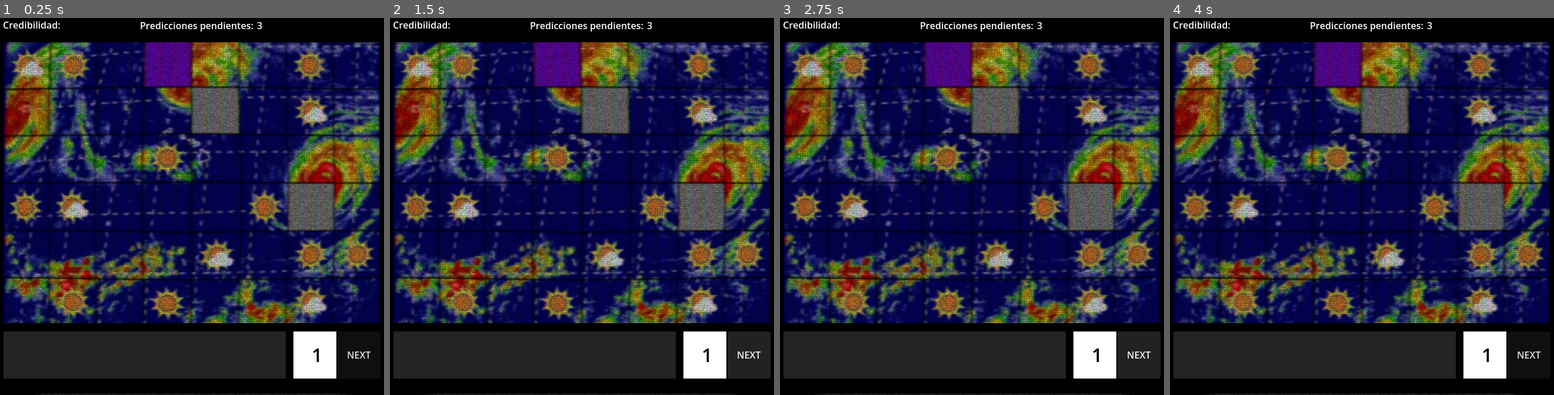
Above: before the commit, frames 1-4 (left to right).
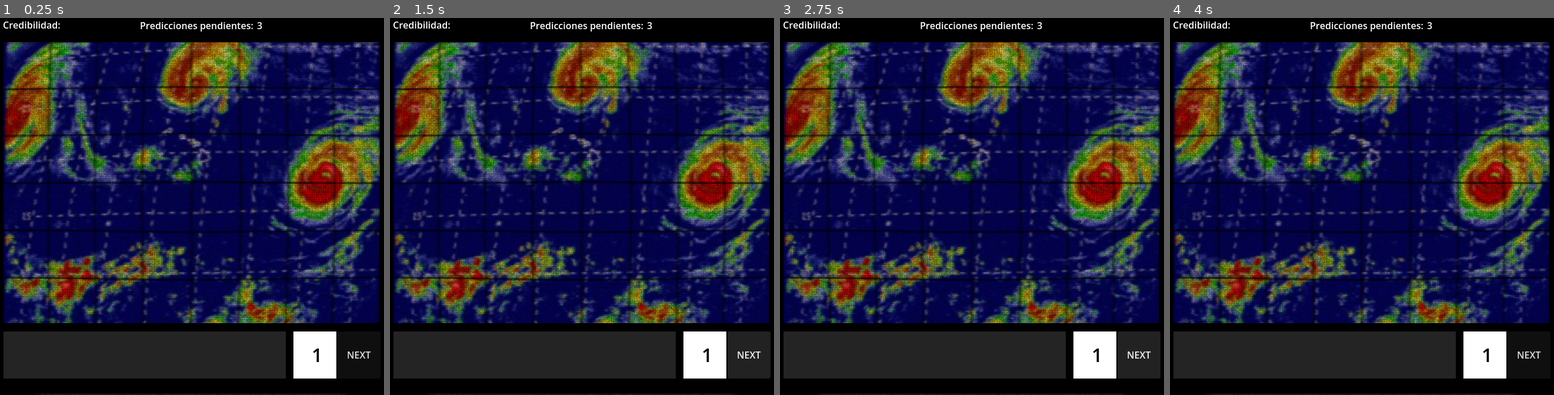
Above: after the commit, the same moments.

Repository: luciacastro2/meteo
Game: Godot game, scene res://scenes/main.tscn
Two runs of this game, one before a commit and one after it. Both use one fixed random seed, a clock stepped at 60 frames per second and the inputs below.
Inputs (mouse positions are in pixels of both pictures, inside the frame that each line leads up to):
- Up to frame 1 (0.25 s): no input
- Up to frame 2 (1.5 s): click "NEXT" at 0.5 s; click "NEXT" at 1.25 s
- Up to frame 3 (2.75 s): click "NEXT" at 2 s
- Up to frame 4 (4 s): tap Enter at 2.75 s; move the mouse to (1315, 353) at 2.77 s; click (1315, 353) at 2.92 s; move the mouse to (1362, 183) at 3.52 s; click (1362, 183) at 3.67 s

The runs differ from the first frame. In frame 1, 11% of the frame differs, in the area x 2-98%, y 6-81%; in frame 2, 11%; in frame 3, 11%; in frame 4, 11%.
Error after the commit: Invalid assignment of property or key 'loop' with value of type 'bool' on a base object of type 'AudioStreamWAV'. (res://scenes/weather_simulator.gd:58)

Commit message:
Añadidos dos sonidos

Diff:
--- /dev/null
+++ b/scenes/crt.tscn
@@ -0,0 +1,16 @@
+[gd_scene format=3 uid="uid://8wny504sdbqp"]
+
+[ext_resource type="Texture2D" uid="uid://jsek70sif7de" path="res://assets/ui/grid.png" id="1_wnyem"]
+[ext_resource type="Texture2D" uid="uid://dee57y7yl256e" path="res://assets/WhatsApp Image 2026-02-28 at 4.49.46 AM.jpeg" id="2_wnyem"]
+
+[node name="CRT" type="Node2D" unique_id=1889620572]
+
+[node name="Grid" type="Sprite2D" parent="." unique_id=1995242781]
+z_index = 1
+position = Vector2(320, 240)
+texture = ExtResource("1_wnyem")
+
+[node name="Map" type="Sprite2D" parent="." unique_id=1894794470]
+position = Vector2(322.25, 247.99997)
+scale = Vector2(1.4083333, 1.4083334)
+texture = ExtResource("2_wnyem")
--- a/scenes/main.tscn
+++ b/scenes/main.tscn
@@ -2,8 +2,10 @@
 
 [ext_resource type="PackedScene" uid="uid://c7ol53vpad3dn" path="res://scenes/weather_sim_screen.tscn" id="1_jyhfs"]
 [ext_resource type="PackedScene" uid="uid://bhfop7w6vl8j1" path="res://scenes/tv_frame.tscn" id="1_sugp2"]
+[ext_resource type="AudioStream" uid="uid://dhd6l12c8gckp" path="res://sounds/648174__cloud-10__turning-the-tv-off.wav" id="2_jyhfs"]
 [ext_resource type="Texture2D" uid="uid://c4va0xwqv7ihq" path="res://assets/ui/tray_predictions.png" id="3_jyhfs"]
-[ext_resource type="AudioStream" path="res://sounds/219012__cusconauta__blop.wav" id="3_tbgi4"]
+[ext_resource type="AudioStream" uid="uid://dkb8minet0s4f" path="res://sounds/762873__aitf4__tv-outro-song-static-remix.wav" id="3_tefeu"]
+[ext_resource type="AudioStream" uid="uid://cwv12ubp8onjq" path="res://sounds/478760__f-r-a-g-i-l-e__sixties-tv-static.wav" id="4_o6xl0"]
 
 [sub_resource type="RectangleShape2D" id="RectangleShape2D_jyhfs"]
 size = Vector2(480, 80)
@@ -90,8 +92,14 @@
 offset_right = 147.0
 offset_bottom = 23.0
 
-[node name="ClickSound" type="AudioStreamPlayer" parent="UI" unique_id=54037570]
-stream = ExtResource("3_tbgi4")
+[node name="ClickSound" type="AudioStreamPlayer" parent="UI" unique_id=1186984307]
+stream = ExtResource("2_jyhfs")
+
+[node name="PlaySound" type="AudioStreamPlayer" parent="UI" unique_id=982354845]
+stream = ExtResource("3_tefeu")
+
+[node name="StaticSound" type="AudioStreamPlayer" parent="UI" unique_id=347696520]
+stream = ExtResource("4_o6xl0")
 
 [node name="TVFrame" parent="." unique_id=1829308206 instance=ExtResource("1_sugp2")]
 
--- a/scenes/weather_simulator.gd
+++ b/scenes/weather_simulator.gd
@@ -55,6 +55,8 @@
 # ******************************************************************
 
 func _ready() -> void:
+	$"../UI/StaticSound".stream.loop = true
+	$"../UI/StaticSound".play()
 	#show_day()
 	#show_credibility()
 	#show_predictions_left()
@@ -298,7 +300,7 @@
 # ******************************************************************
 
 func _on_next_day_button_pressed() -> void:
-	$UI/ClickSound.play()
+	$"../UI/ClickSound".play()
 	next_day()
 
 
Not shown, added: sounds/478760__f-r-a-g-i-l-e__sixties-tv-static.wav.import
Not shown, added: sounds/762873__aitf4__tv-outro-song-static-remix.wav.import
Not shown, added: sounds/478760__f-r-a-g-i-l-e__sixties-tv-static.m4a
Not shown, added: sounds/478760__f-r-a-g-i-l-e__sixties-tv-static.wav
Not shown, added: sounds/762873__aitf4__tv-outro-song-static-remix.wav
